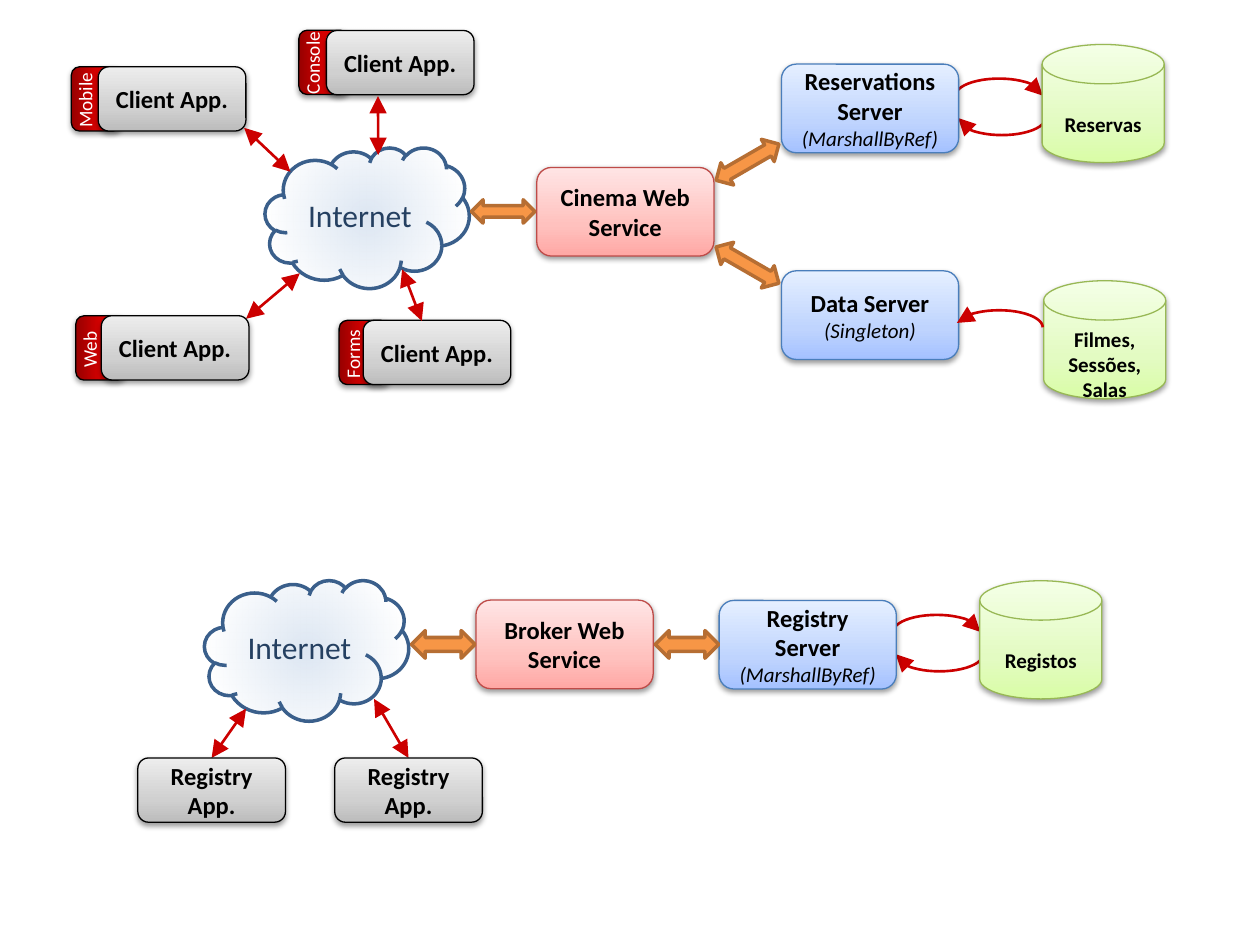
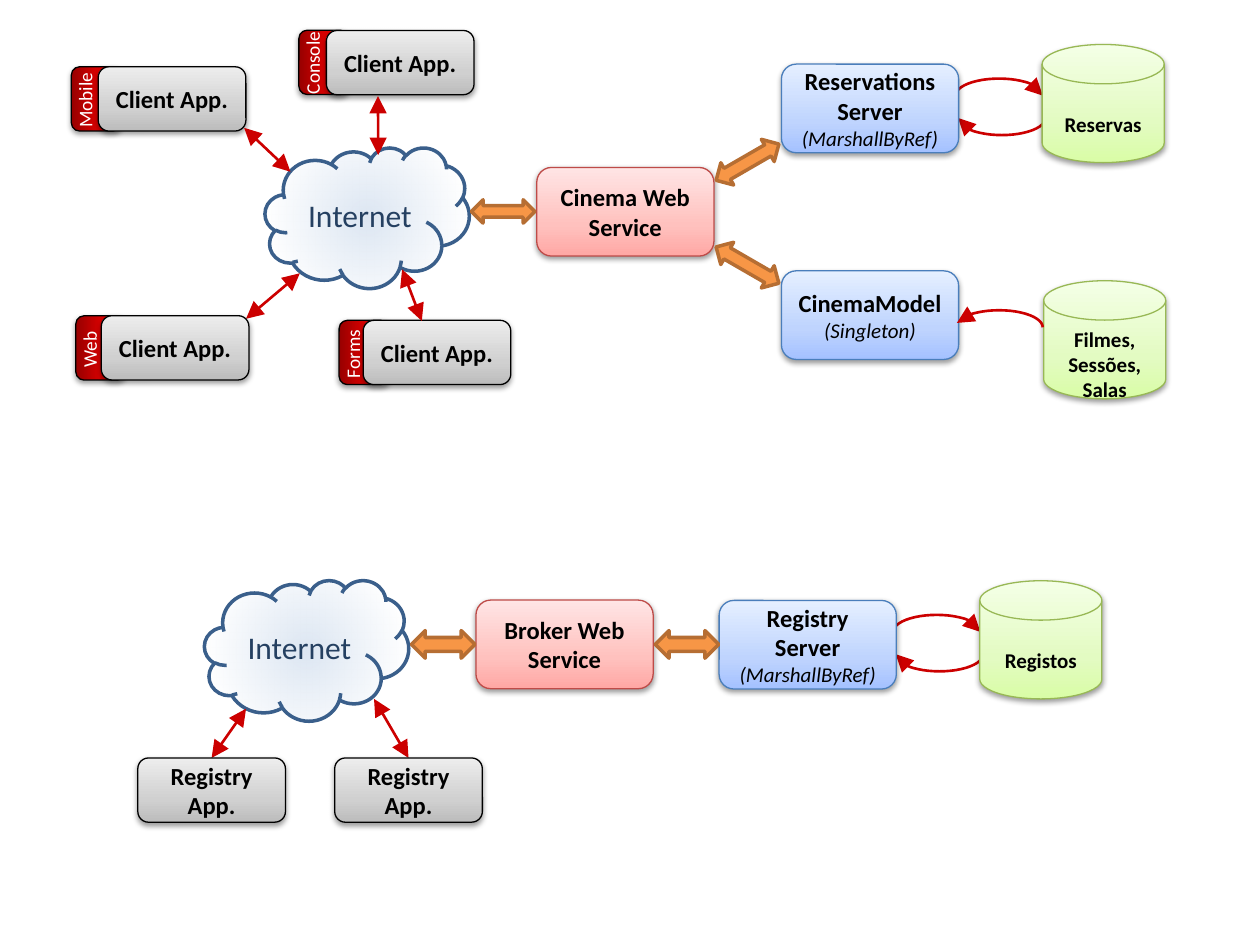
Before and after one commit to RicardoRomao/iselsd, a slide deck: slide 1 of Trabalho 3/Report Structures.pptx. Drawn at 1260x945 pixels with LibreOffice and Linux fonts; fonts in the diff are those of the drawing. Boxes give left, top, right and bottom in pixels: in the first picture for what was removed or moved away, otherwise in the second. Text is boxed around its words. In the diff, an @@ line names an element or a change of style, - is before the commit and + after.

```diff
--- a/Trabalho 3/Report Structures.pptx
+++ b/Trabalho 3/Report Structures.pptx
@@ text in rounded rectangle at (x1=799, y1=294, x2=942, y2=313): text changed @@
-Data Server
+CinemaModel
```
Also in this commit, not shown: 1 slide added, 6 other files.
